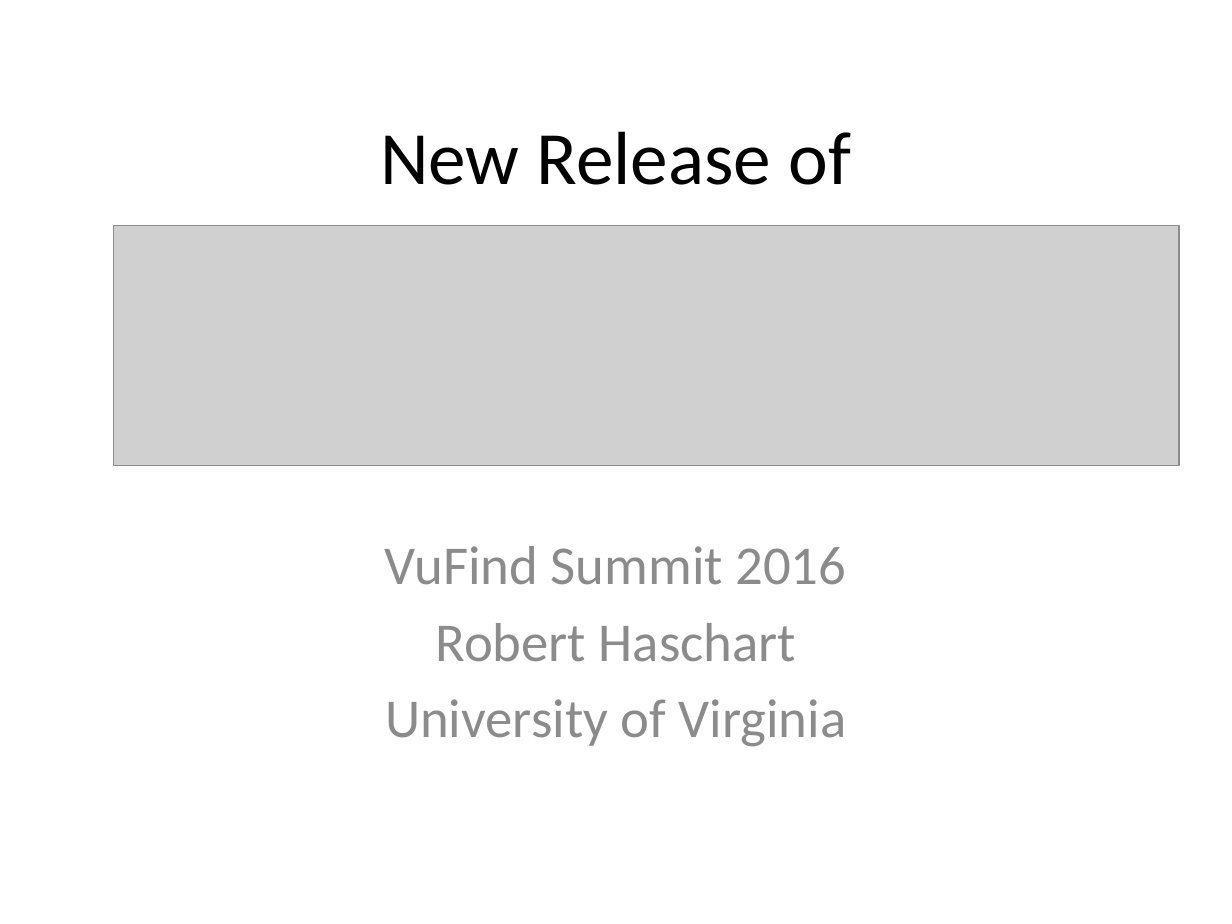
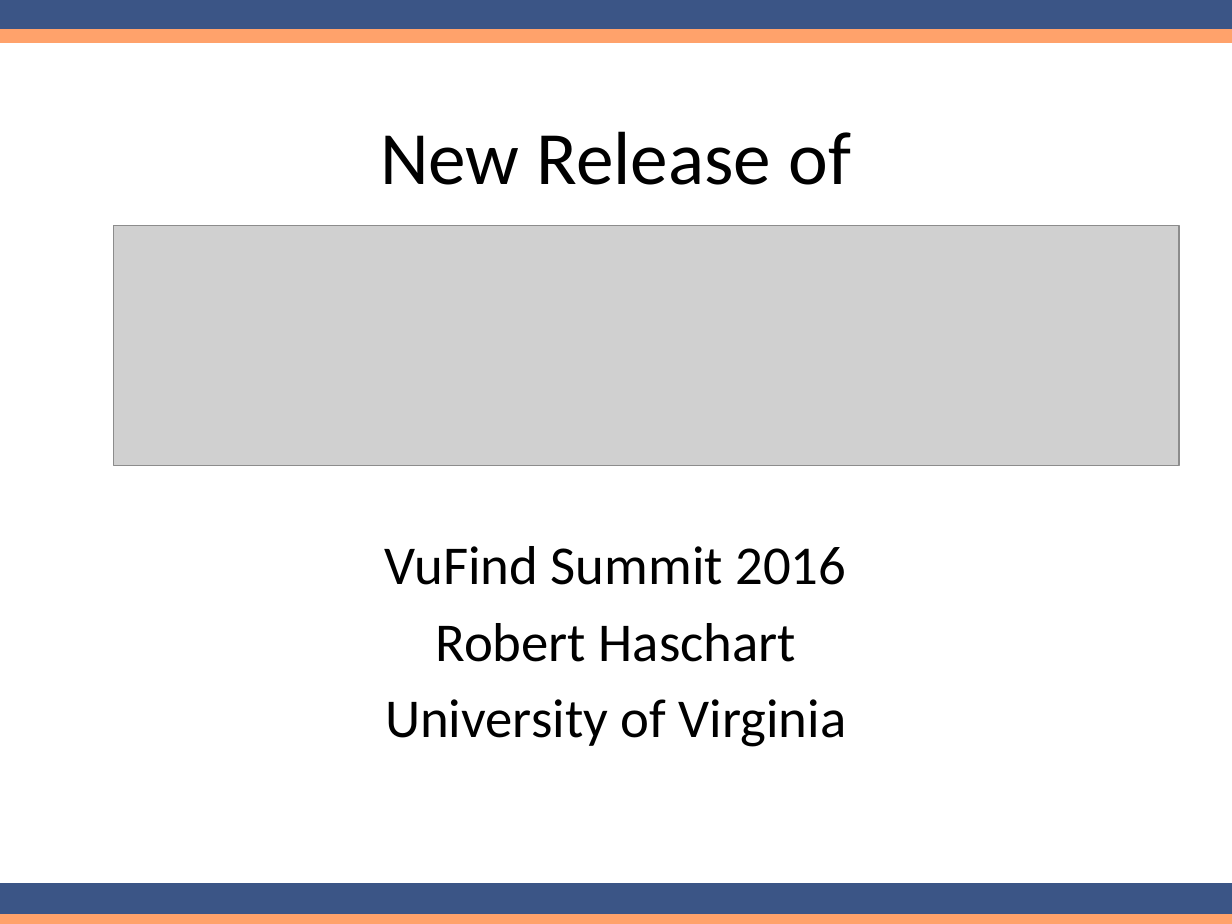
Before and after one commit to solrmarc/solrmarc, a slide deck: slide 1 of New Release of SolrMarc.pptx. Drawn at 1232x924 pixels with LibreOffice and Linux fonts; fonts in the diff are those of the drawing; grey boxes stand for pictures. Boxes give left, top, right and bottom in pixels: in the first picture for what was removed or moved away, otherwise in the second. Text is boxed around its words. In the diff, an @@ line names an element or a change of style, - is before the commit and + after.

Commit message:
A few more edits plus color

```diff
--- a/New Release of SolrMarc.pptx
+++ b/New Release of SolrMarc.pptx
@@ rectangle added at (0,0,1232,31), fill #3B5586, outline #3B5586 2 pt @@
@@ rectangle added at (0,31,1232,41), fill #FFA26B, outline #FFA26B 2 pt @@
@@ subtitle "VuFind Summit 2016" at (385,546,846,747): text colour #8C8C8C to #000000 @@
@@ rectangle added at (0,885,1232,915), fill #3B5586, outline #3B5586 2 pt @@
@@ rectangle added at (0,915,1232,924), fill #FFA26B, outline #FFA26B 2 pt @@
```
Also in this commit, not shown: 21 other slides changed, 2 slides added, 1 slide removed.
